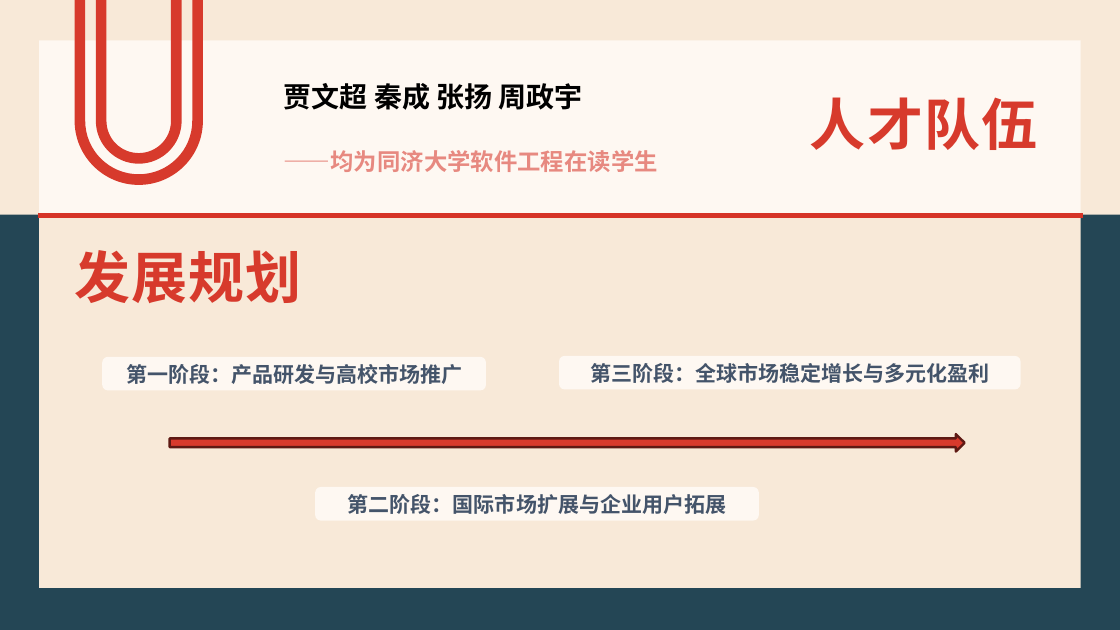
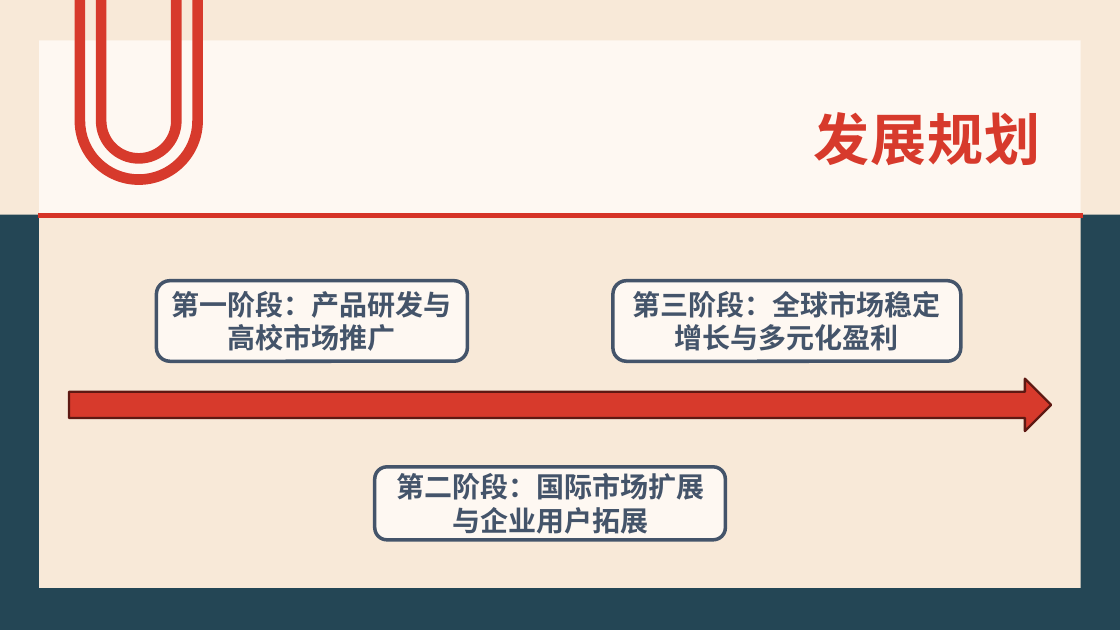
Before and after one commit to Data-Science-Tech/UniDataTeam, a slide deck: slide 13 of UniData.pptx. Drawn at 1120x630 pixels with LibreOffice and Linux fonts; fonts in the diff are those of the drawing. Boxes give left, top, right and bottom in pixels: in the first picture for what was removed or moved away, otherwise in the second. Text is boxed around its words. In the diff, an @@ line names an element or a change of style, - is before the commit and + after.

Commit message:
添加了人才队伍模块和产品介绍模板

```diff
--- a/UniData.pptx
+++ b/UniData.pptx
@@ text removed at <box>284,83,658,172</box> @@
-贾文超 秦成 张扬 周政宇
-——均为同济大学软件工程在读学生
@@ text "发展规划": place and size @@
-text "发展规划" at <box>75,250,302,303</box>
+text "发展规划" at <box>813,112,1040,165</box>
@@ title removed at <box>810,97,1037,150</box> @@
-人才队伍
@@ size 18 to 24 pt; outline none to #44546A 3 pt in 3 elements at <box>375,467,725,540</box>, <box>613,281,960,361</box>, <box>156,281,467,361</box> @@
@@ text "第一阶段：产品研发与高校市场推广": place and size @@
-text "第一阶段：产品研发与高校市场推广" at <box>103,357,486,391</box>
+text "第一阶段：产品研发与高校市场推广" at <box>156,281,467,361</box>
@@ text "第三阶段：全球市场稳定增长与多元化盈利": place and size @@
-text "第三阶段：全球市场稳定增长与多元化盈利" at <box>559,356,1020,390</box>
+text "第三阶段：全球市场稳定增长与多元化盈利" at <box>613,281,960,361</box>
@@ right arrow: place and size @@
-right arrow at <box>170,434,965,452</box>
+right arrow at <box>69,379,1051,431</box>
@@ text "第二阶段：国际市场扩展与企业用户拓展": place and size @@
-text "第二阶段：国际市场扩展与企业用户拓展" at <box>315,487,759,521</box>
+text "第二阶段：国际市场扩展与企业用户拓展" at <box>375,467,725,540</box>
```
Also in this commit, not shown: 1 slide added.
